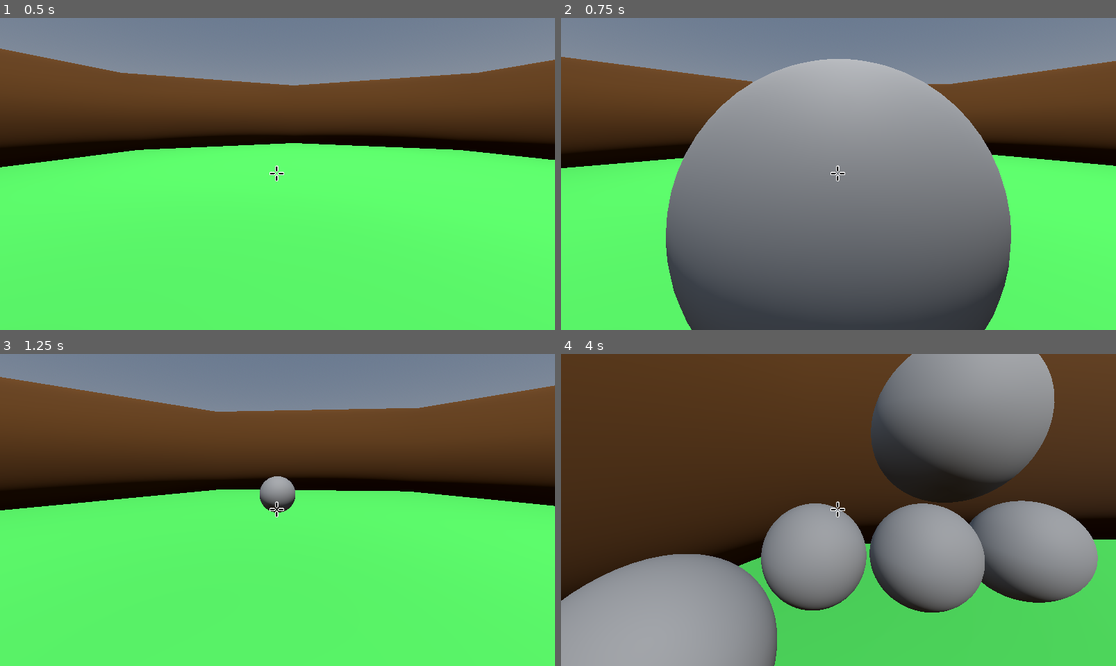
Above: before the commit, frames 1-4 (two rows, left to right).
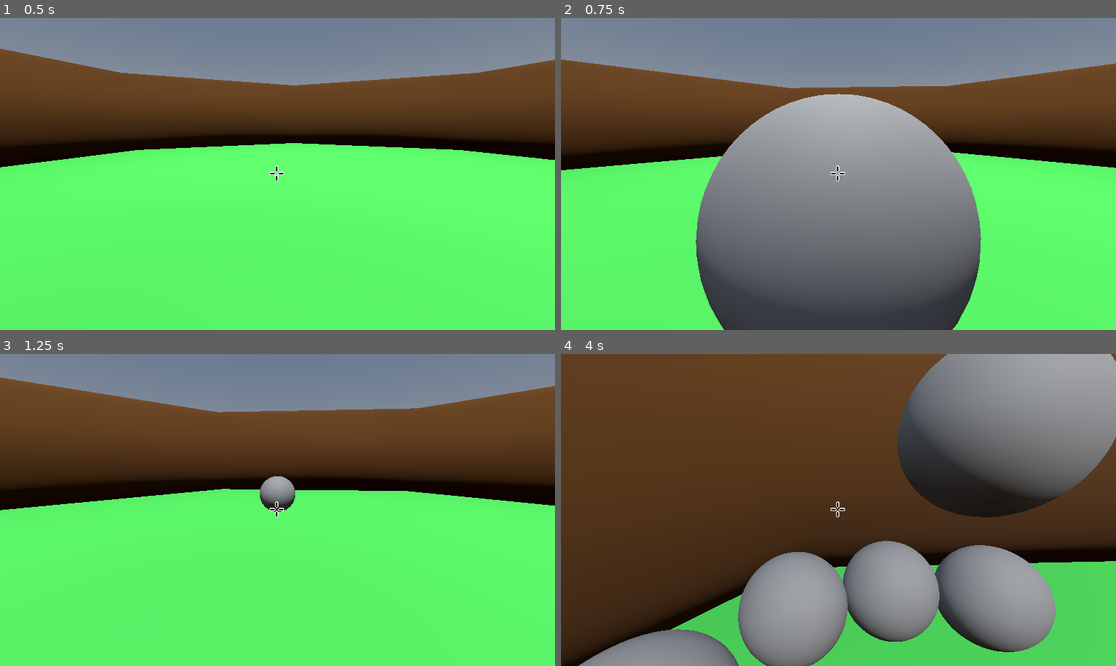
Above: after the commit, the same moments.

Repository: tihepo/EggFinderJones
Game: Godot game, scene res://map1.tscn
The game is run twice, just before and just after one commit, with the same random seed, the same clock (stepped at 60 frames per second) and the same inputs.
Inputs (mouse positions are in pixels of both pictures, inside the frame that each line leads up to):
- Up to frame 1 (0.5 s): no input
- Up to frame 2 (0.75 s): move the mouse to (866, 174) at 0.52 s; hold W (move_forward) from 0.53 s (still down); click (866, 174) at 0.67 s
- Up to frame 3 (1.25 s): keep holding W (move_forward); tap Space (jump) at 0.77 s
- Up to frame 4 (4 s): keep holding W (move_forward); move the mouse to (810, 510) at 1.27 s; click (810, 510) at 1.42 s; tap Space (jump) at 1.52, 3.02, 3.77 s; move the mouse to (849, 503) at 2.02 s; click (849, 503) at 2.17 s; move the mouse to (832, 516) at 2.77 s; click (832, 516) at 2.92 s; move the mouse to (877, 513) at 3.52 s; click (877, 513) at 3.67 s

Frame 1 is identical in both runs. In frame 2, 14% of the frame differs, in the area x 0-100%, y 12-100%; in frame 3, 0.2%; in frame 4, 43%, in the area x 0-100%, y 0-100%.

Commit message:
little better

Diff:
--- a/player.gd
+++ b/player.gd
@@ -4,15 +4,15 @@
 @export var jump_force: float = 4.5
 @export var gravity: float = 9.8
 @export var mouse_sensitivity: float = 0.005
-@export var bullet_tcsn: PackedScene  # Assign Bullet.tscn in the inspector
+@export var bullet_tscn: PackedScene  # Assign Bullet.tscn in the inspector
 
 @onready var camera_pivot = $CameraPivot
 @onready var camera = $CameraPivot/Camera3D  # Reference to the camera
 
 var rotation_yaw: float = 0.0
 var rotation_pitch: float = 0.0
-
 var recoil_force: Vector3 = Vector3.ZERO  # Stores recoil force
+var recoil_decay: float = 0.9  # How fast recoil fades (0-1)
 
 func _ready():
 	Input.set_mouse_mode(Input.MOUSE_MODE_CAPTURED)
@@ -41,29 +41,37 @@
 	direction.y = 0
 	direction = direction.normalized()
 
+	# Apply movement input
 	velocity.x = direction.x * speed
 	velocity.z = direction.z * speed
 
+	# Apply gravity
 	if not is_on_floor():
 		velocity.y -= gravity * delta
 
 	if Input.is_action_just_pressed("jump") and is_on_floor():
 		velocity.y = jump_force
 
-	# ✅ Apply recoil force directly to velocity
-	velocity -= recoil_force
-	recoil_force *= 0.85 * delta # Slowly reduce recoil effect
+	# ✅ Apply recoil properly
+	velocity += recoil_force
+
+	# ✅ Gradually reduce recoil effect
+	recoil_force *= recoil_decay * delta # This prevents a sharp stop
 
 	move_and_slide()  # Move the player
 
 	# Apply rotation to camera
 	rotation.y = rotation_yaw
 	camera_pivot.rotation.x = rotation_pitch
-# Make sure the CameraPivot moves with the player
+
+	# Keep CameraPivot in sync with the player's position
 	camera_pivot.global_transform.origin = global_transform.origin
 
 func shoot():
-	var bullet = bullet_tcsn.instantiate()
+	if not bullet_tscn:
+		return
+
+	var bullet = bullet_tscn.instantiate()
 	get_parent().add_child(bullet)
 
 	# Set bullet's starting position to the camera's position
@@ -76,4 +84,5 @@
 	apply_recoil()
 
 func apply_recoil():
-	recoil_force = -camera.global_transform.basis.z * 5.0  # Recoil pushes backward
+	var recoil_strength = 10.0  # Increase for a stronger knockback
+	recoil_force = camera.global_transform.basis.z * recoil_strength  # Push opposite to bullet direction
--- a/player.tscn
+++ b/player.tscn
@@ -9,7 +9,7 @@
 
 [node name="CharacterBody3D" type="CharacterBody3D"]
 script = ExtResource("1_jm8k3")
-bullet_tcsn = ExtResource("2_njggh")
+bullet_tscn = ExtResource("2_njggh")
 
 [node name="CollisionShape3D" type="CollisionShape3D" parent="."]
 shape = SubResource("CapsuleShape3D_p437o")
